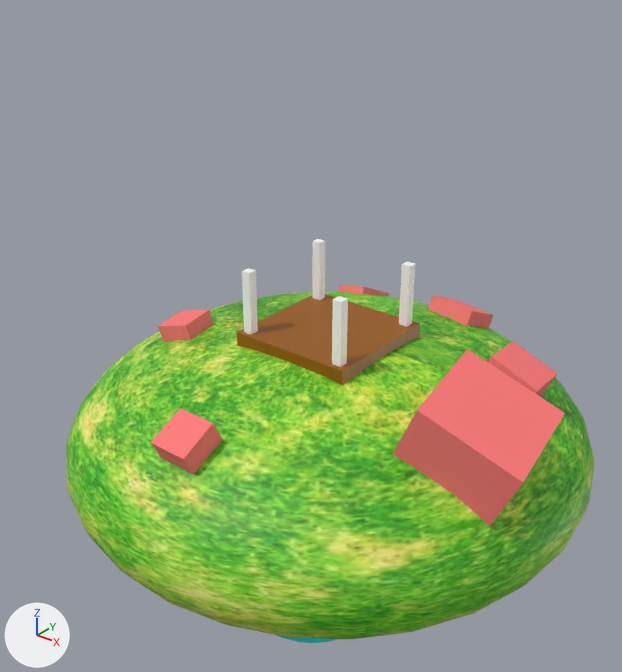
Renders of the FBX model プロジェクトファイル/Assets/Stage/Home/Home.fbx from each side of a commit.
Rendered twice from a camera (50 mm lens) standing at (0.32, -0.42, 0.332) and looking at (-0.036, 0.025, 0.056). The lights are fixed; the arrows at lower left show +X, +Y and +Z. Where no turn or scale is listed for an object, it has been applied to the vertices. Vertices at the same position are counted once.
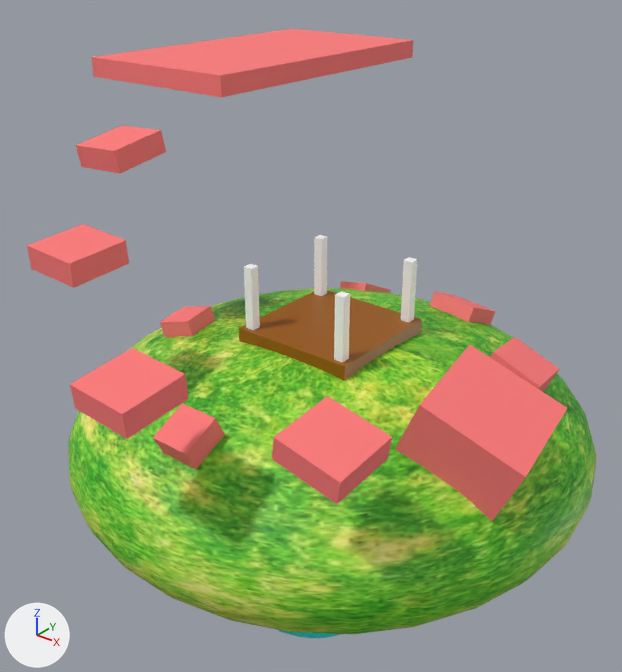
Patch to the scene script:
```diff
--- a/プロジェクトファイル/Assets/Stage/Home/Home.fbx.py
+++ b/プロジェクトファイル/Assets/Stage/Home/Home.fbx.py
@@ me_mesh @@
-me_mesh.from_pydata(...)  # 2206 vertices, 4320 faces; spans x -0.183..0.183, y -0.182..0.182, z -0.125..0.125
+me_mesh.from_pydata(...)  # 2246 vertices, 4380 faces; spans x -0.215..0.215, y -0.233..0.233, z -0.178..0.178
+# me_mesh part 1: the loose piece of 8 vertices spanning x -0.044..0.044, y -0.044..0.044, z 0.046..0.081 is multiplied about its middle by the matrix ((0.442, 0.011, 0.093), (0.0, 0.449, -0.054), (-0.094, 0.053, 0.439)), then moved by (0.142, -0.17, -0.017), in mat_phong4 (red #ff7a7a)
+# me_mesh part 2: the loose piece of 8 vertices spanning x -0.014..0.014, y -0.151..-0.114, z 0.036..0.072 is moved by (0.032, -0.026, -0.053)
+# me_mesh part 3: the loose piece of 8 vertices spanning x -0.071..-0.044, y 0.099..0.144, z 0.029..0.064 is moved by (0.032, -0.026, -0.053)
+# me_mesh part 4: the loose piece of 8 vertices spanning x 0.061..0.175, y -0.073..0.011, z -0.038..0.102 is moved by (0.032, -0.026, -0.053)
+# me_mesh part 5: the loose piece of 8 vertices spanning x -0.041..-0.034, y -0.041..-0.034, z 0.079..0.125 is moved by (0.032, -0.026, -0.053)
+# me_mesh part 6: the loose piece of 8 vertices spanning x -0.119..-0.083, y -0.052..-0.019, z 0.042..0.076 is moved by (0.032, -0.026, -0.053)
+# me_mesh part 7: the loose piece of 201 vertices spanning x 0.013..0.1, y -0.138..-0.057, z -0.077..-0.034 is moved by (0.032, -0.026, -0.053)
+# me_mesh part 8: the loose piece of 8 vertices spanning x 0.089..0.138, y 0.027..0.068, z 0.031..0.081 is moved by (0.032, -0.026, -0.053)
+# me_mesh part 9: the loose piece of 872 vertices spanning x -0.183..0.183, y -0.182..0.182, z -0.079..0.076 is moved by (0.032, -0.026, -0.053)
+# me_mesh part 10: the loose piece of 8 vertices spanning x 0.01..0.051, y 0.095..0.145, z 0.022..0.072 is moved by (0.032, -0.026, -0.053)
+# me_mesh part 11: the loose piece of 8 vertices spanning x 0.033..0.04, y -0.041..-0.034, z 0.079..0.125 is moved by (0.032, -0.026, -0.053)
+# me_mesh part 12: the loose piece of 8 vertices spanning x 0.033..0.04, y 0.034..0.041, z 0.079..0.125 is moved by (0.032, -0.026, -0.053)
+# me_mesh part 13: the loose piece of 8 vertices spanning x -0.041..-0.034, y 0.033..0.039, z 0.079..0.125 is moved by (0.032, -0.026, -0.053)
+# me_mesh part 14: a new loose piece, a box spanning x -0.012..0.077, y -0.07..0.018, z -0.008..0.028, in mat_phong2 (brown #985900)
+# me_mesh part 15: the loose piece of 8 vertices spanning x -0.044..0.044, y -0.044..0.044, z 0.046..0.081 is copied, and the copy is multiplied about its middle by the matrix ((0.451, 0.005, -0.029), (-0.009, 0.446, -0.07), (0.028, 0.071, 0.446)), then moved by (-0.099, -0.084, 0.075), in mat_pasted__pasted__pasted__phong5 (red #ff7a7a); it spans x -0.12..-0.078, y -0.106..-0.063, z 0.127..0.15
+# me_mesh part 16: the loose piece of 8 vertices spanning x -0.044..0.044, y -0.044..0.044, z 0.046..0.081 is copied, and the copy is multiplied about its middle by the matrix ((0.451, 0.011, 0.019), (-0.009, 0.449, -0.054), (-0.02, 0.053, 0.448)), then moved by (0.047, -0.211, -0.001), in mat_pasted__phong5 (red #ff7a7a); it spans x 0.026..0.068, y -0.233..-0.19, z 0.052..0.073
+# me_mesh part 17: the loose piece of 8 vertices spanning x -0.044..0.044, y -0.044..0.044, z 0.046..0.081 is copied, and the copy is multiplied about its middle by the matrix ((0.452, 0.007, 0.016), (-0.006, 0.451, -0.032), (-0.017, 0.032, 0.451)), then moved by (-0.051, -0.161, 0.034), in mat_pasted__pasted__phong5 (red #ff7a7a); it spans x -0.072..-0.031, y -0.182..-0.141, z 0.088..0.107
+# me_mesh part 18: a new loose piece, a box spanning x -0.215..-0.077, y -0.011..0.233, z 0.164..0.178, in mat_phong4 (red #ff7a7a)
 me_mesh.materials.append(mat_phong4)
@@ me_mesh @@
 me_mesh.materials.append(mat_phong2)
+me_mesh.materials.append(mat_pasted__pasted__pasted__phong5)  # red #ff7a7a
+me_mesh.materials.append(mat_pasted__phong5)  # red #ff7a7a
+me_mesh.materials.append(mat_pasted__pasted__phong5)  # red #ff7a7a
@@ ob_pcube6 @@
 ob_pcube6 = bpy.data.objects.new('pCube6', me_mesh)
-ob_pcube6.location = (0.0, 0.0, 0.0007)
+ob_pcube6.location = (-0.0321, 0.0279, 0.0564)
```

Changed parts and their boxes [x1, y1, x2, y2] in the pictures (622 x 672 px; the box of a moved part takes in the faces that stretch with it):
'pCube6', reshaped, moved (8% wider, 51% taller): before [66, 239, 594, 643]; after [27, 29, 596, 638]
part 1 of me_mesh, moved or reshaped: before [237, 294, 420, 385]; after [272, 396, 392, 504]
part 2 of me_mesh, moved or reshaped: before [150, 408, 223, 475]; after [153, 403, 225, 470]
part 3 of me_mesh, moved or reshaped: before [338, 285, 389, 297]; after [340, 282, 391, 293]
part 4 of me_mesh, moved or reshaped: before [392, 349, 565, 526]; after [395, 344, 567, 522]
part 5 of me_mesh, moved or reshaped: before [242, 268, 258, 334]; after [244, 264, 260, 330]
part 6 of me_mesh, moved or reshaped: before [158, 310, 213, 341]; after [160, 306, 215, 338]
part 7 of me_mesh, moved or reshaped: before [276, 635, 338, 643]; after [276, 629, 341, 638]
part 8 of me_mesh, moved or reshaped: before [488, 341, 557, 396]; after [490, 337, 559, 392]
part 9 of me_mesh, moved or reshaped: before [66, 292, 594, 639]; after [68, 288, 596, 634]
part 10 of me_mesh, moved or reshaped: before [428, 295, 494, 328]; after [430, 292, 495, 325]
part 11 of me_mesh, moved or reshaped: before [332, 296, 348, 367]; after [334, 291, 350, 363]
part 12 of me_mesh, moved or reshaped: before [399, 262, 415, 327]; after [401, 257, 417, 322]
part 13 of me_mesh, moved or reshaped: before [312, 239, 325, 300]; after [314, 235, 327, 296]
part 14 of me_mesh, added (brown): after [239, 290, 422, 381]
part 15 of me_mesh, added: after [75, 126, 166, 173]
part 16 of me_mesh, added (red): after [70, 348, 189, 439]
part 17 of me_mesh, added: after [27, 224, 129, 288]
part 18 of me_mesh, added: after [91, 29, 413, 97]
